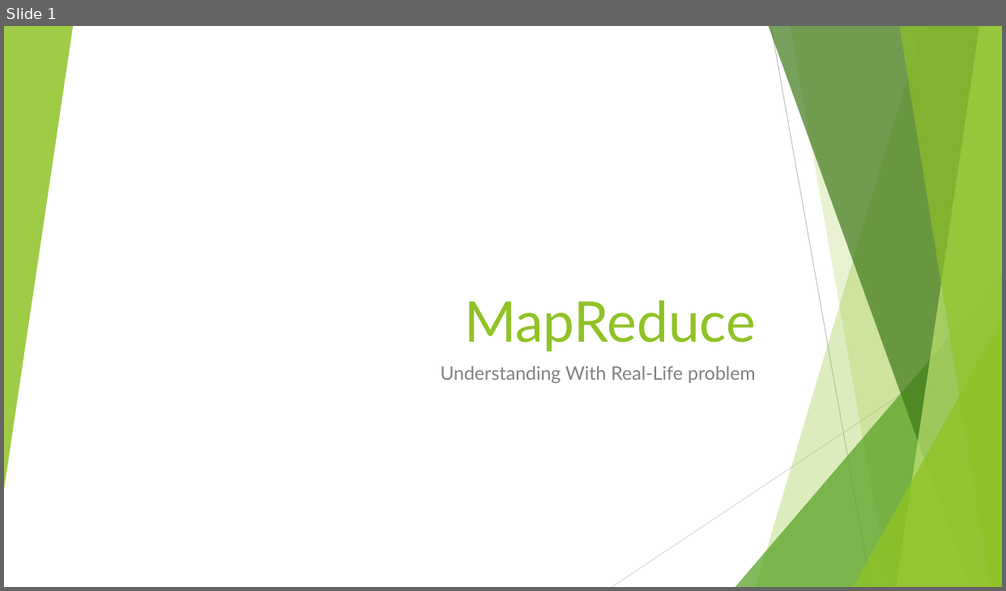
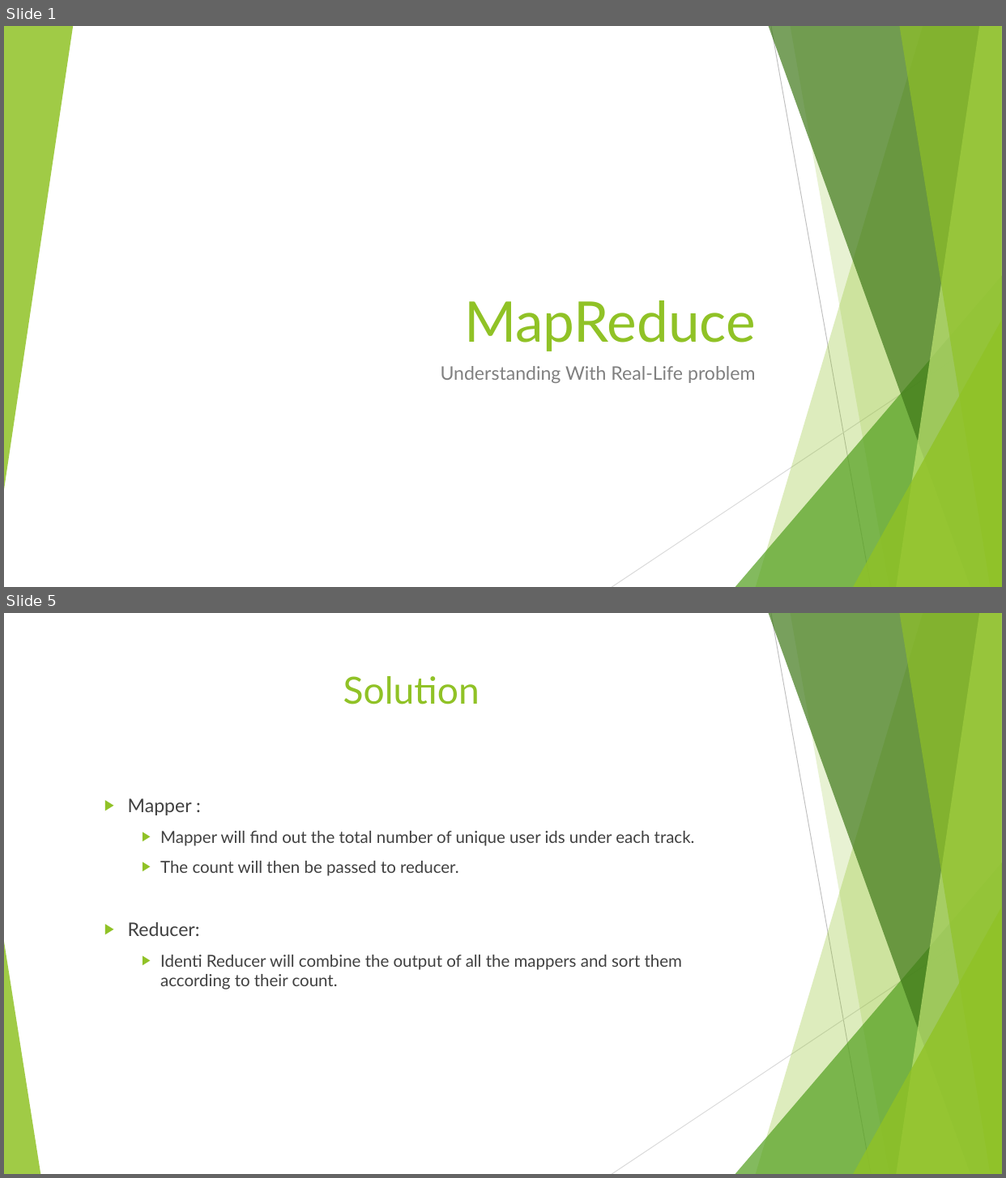
Before and after one commit to adhyyanT/7th-sem, a slide deck: CC/MapReduce.pptx. Shown one above the other, each under a label of ours: slide 1 before the commit, slides 1 and 5 after it; the slides between them are not shown. The pictures are 1006x591 and 1006x1178 pixels, drawn with LibreOffice and Linux fonts; fonts in the diff are those of the drawing. Boxes give left, top, right and bottom in pixels: in the first picture for what was removed or moved away, otherwise in the second. Text is boxed around its words. In the diff, an @@ line names an element or a change of style, - is before the commit and + after.

```diff
--- a/CC/MapReduce.pptx
+++ b/CC/MapReduce.pptx
@@ slide 5 added at box(4, 613, 1002, 1174), background #FFFFFF; not listed: 9 template elements that a slide beside it also shows @@
@@ title added at box(343, 676, 479, 705), 36 pt, text #90C226 @@
+Solution
@@ text added at box(128, 798, 695, 990), 16 pt, text #404040 @@
+  ▶ Mapper :
+    ▶ Mapper will find out the total number of unique user ids under each track.
+    ▶ The count will then be passed to reducer.
+  ▶ Reducer:
+    ▶ Identi Reducer will combine the output of all the mappers and sort them according to their count.
@@ triangle added at box(4, 942, 40, 1174), fill #90C226 at 85% opacity @@
```
Also in this commit, not shown: 2 slides changed, 1 other slide added, 3 other files.
